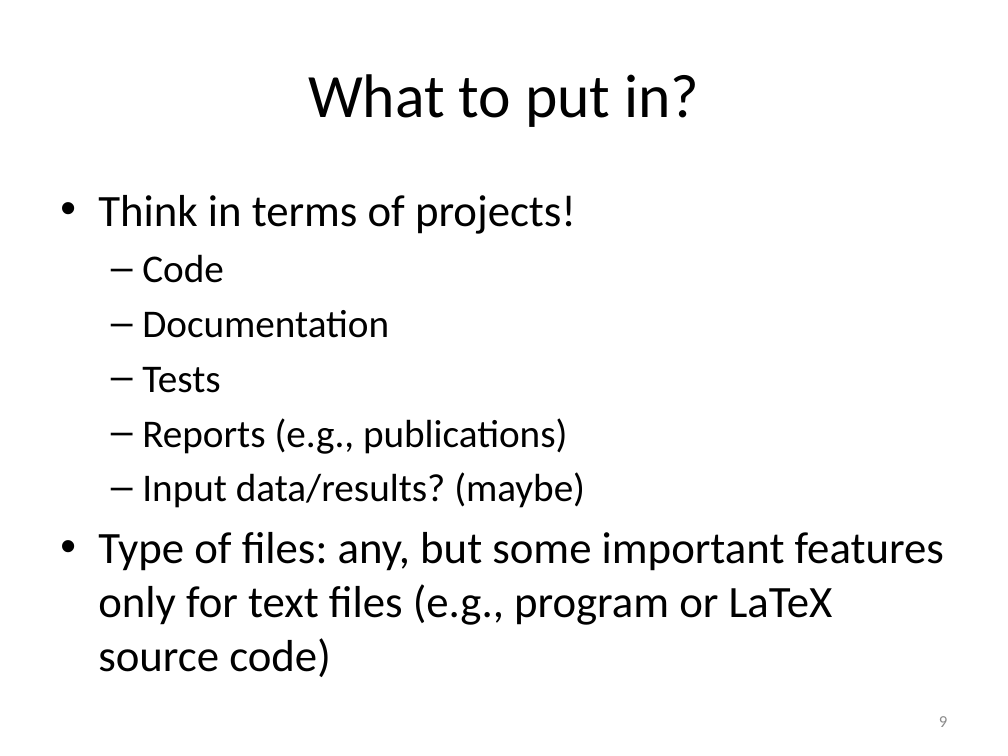
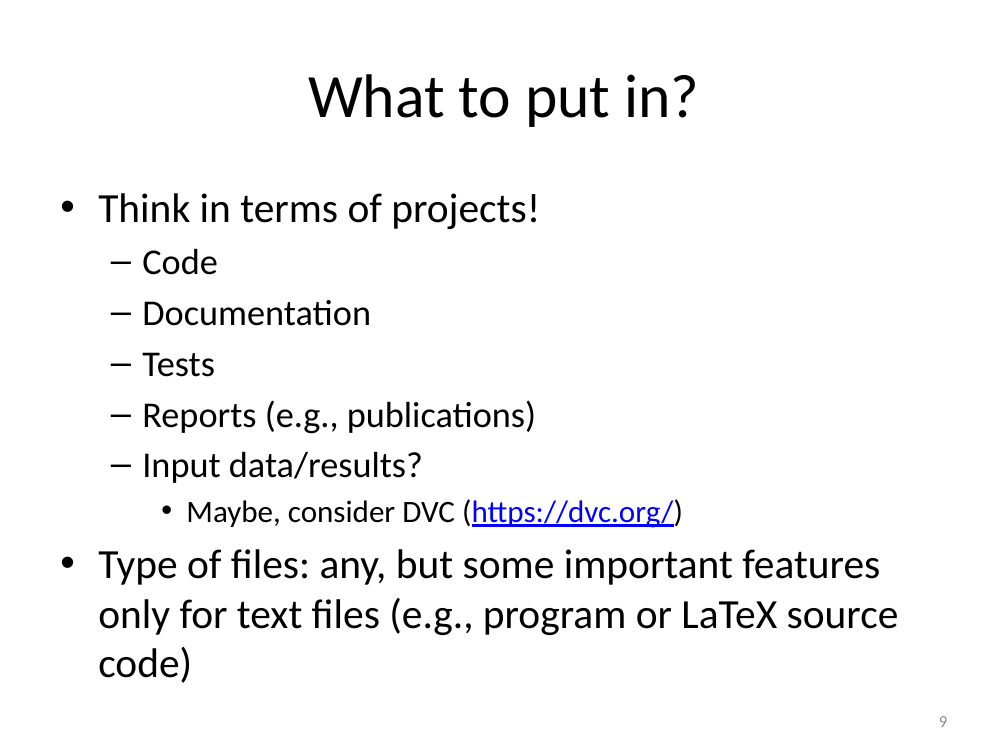
Before and after one commit to gjbex/Version-control-with-git, a slide deck: slide 9 of version_control_git.pptx. Drawn at 1008x756 pixels with LibreOffice and Linux fonts; fonts in the diff are those of the drawing. Boxes give left, top, right and bottom in pixels: in the first picture for what was removed or moved away, otherwise in the second. Text is boxed around its words. In the diff, an @@ line names an element or a change of style, - is before the commit and + after.

```diff
--- a/version_control_git.pptx
+++ b/version_control_git.pptx
@@ text at (98,193,899,683): size 32 to 29.6 pt in "Think in terms of projects!", "Type of files: any, but some important ..."; size 28 to 25.9 pt in "Code", "Documentation", "Tests", "Reports (e.g., publications)" @@
@@ text at (142,451,683,528): text changed; size 28 to 22.2 pt @@
-  – Input data/results? (maybe)
+  – Input data/results?
+    • Maybe, consider DVC (https://dvc.org/)
```
Also in this commit, not shown: 1 other slide changed, 1 slide added.
